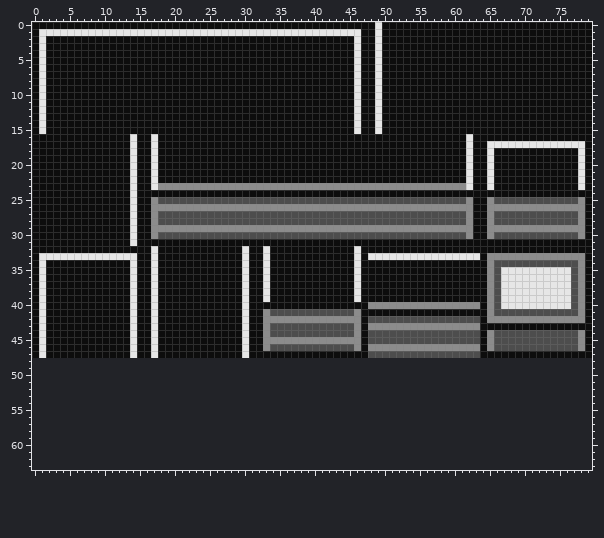
Sprite sheet -- src/main/resources/tiles/wall.png. The picture above was drawn from the file before the commit.
The file is 160x96 pixels, drawn in blocks of 2x2; one block is one cell here. The old version is drawn lined up with the new one, on the new canvas.
After:
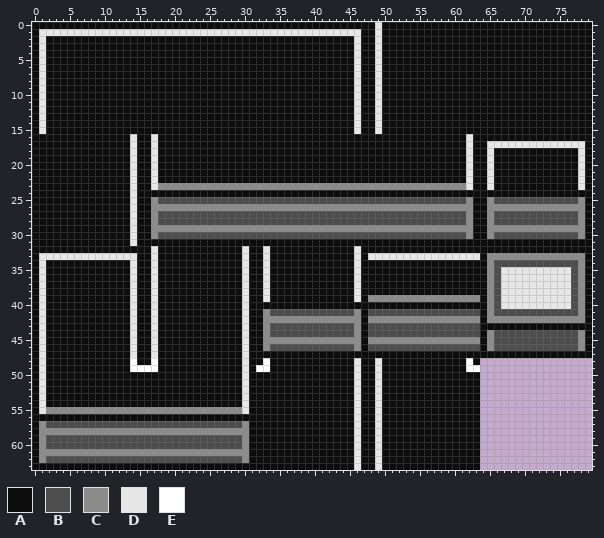
Palette (. is transparent): A #0d0d0d  B #4d4d4d  C #8c8c8c  D #e6e6e6  E #ffffff
The author wrote: Small fixes and 4 more Wall textures for better connected textures! :) Also a new TODO for tomorrow
Edits made:
canvas 80x48 -> 80x64
y 39: x 48..63 AAAAAAAAAAAAAAAA -> CCCCCCCCCCCCCCCC
y 40: x 48..63 CCCCCCCCCCCCCCCC -> AAAAAAAAAAAAAAAA
y 41: x 48..63 AAAAAAAAAAAAAAAA -> BBBBBBBBBBBBBBBB
y 42: x 48..63 BBBBBBBBBBBBBBBB -> CCCCCCCCCCCCCCCC
y 43: x 48..63 CCCCCCCCCCCCCCCC -> BBBBBBBBBBBBBBBB
y 45: x 48..63 BBBBBBBBBBBBBBBB -> CCCCCCCCCCCCCCCC
y 46: x 48..63 CCCCCCCCCCCCCCCC -> BBBBBBBBBBBBBBBB
y 47: x 48..63 BBBBBBBBBBBBBBBB -> AAAAAAAAAAAAAAAA
y 48: x 0..63 ................................................................ -> ADAAAAAAAAAAAAEAAEAAAAAAAAAAAADAAEAAAAAAAAAAAADAADAAAAAAAAAAAAEA
y 49: x 0..63 ................................................................ -> ADAAAAAAAAAAAAEEEEAAAAAAAAAAAADAEEAAAAAAAAAAAADAADAAAAAAAAAAAAEE
y 50..54: x 0..63 ................................................................ -> ADAAAAAAAAAAAAAAAAAAAAAAAAAAAADAAAAAAAAAAAAAAADAADAAAAAAAAAAAAAA
y 55: x 0..63 ................................................................ -> ADCCCCCCCCCCCCCCCCCCCCCCCCCCCCDAAAAAAAAAAAAAAADAADAAAAAAAAAAAAAA
y 56: x 0..63 ................................................................ -> AAAAAAAAAAAAAAAAAAAAAAAAAAAAAAAAAAAAAAAAAAAAAADAADAAAAAAAAAAAAAA
y 57: x 0..63 ................................................................ -> ACBBBBBBBBBBBBBBBBBBBBBBBBBBBBCAAAAAAAAAAAAAAADAADAAAAAAAAAAAAAA
y 58: x 0..63 ................................................................ -> ACCCCCCCCCCCCCCCCCCCCCCCCCCCCCCAAAAAAAAAAAAAAADAADAAAAAAAAAAAAAA
y 59..60: x 0..63 ................................................................ -> ACBBBBBBBBBBBBBBBBBBBBBBBBBBBBCAAAAAAAAAAAAAAADAADAAAAAAAAAAAAAA
y 61: x 0..63 ................................................................ -> ACCCCCCCCCCCCCCCCCCCCCCCCCCCCCCAAAAAAAAAAAAAAADAADAAAAAAAAAAAAAA
y 62: x 0..63 ................................................................ -> ACBBBBBBBBBBBBBBBBBBBBBBBBBBBBCAAAAAAAAAAAAAAADAADAAAAAAAAAAAAAA
y 63: x 0..63 ................................................................ -> AAAAAAAAAAAAAAAAAAAAAAAAAAAAAAAAAAAAAAAAAAAAAADAADAAAAAAAAAAAAAA
Pixel boxes of the changes (left, top, right, bottom) in both pictures:
changed: (32, 295, 480, 470)
